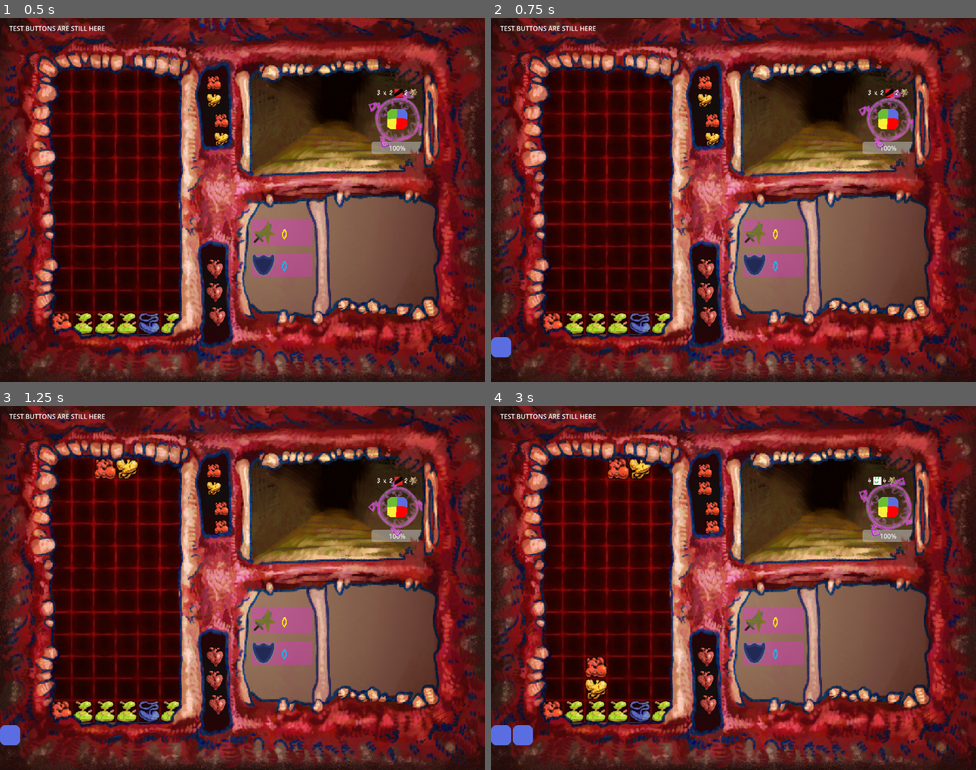
Above: before the commit, frames 1-4 (two rows, left to right).
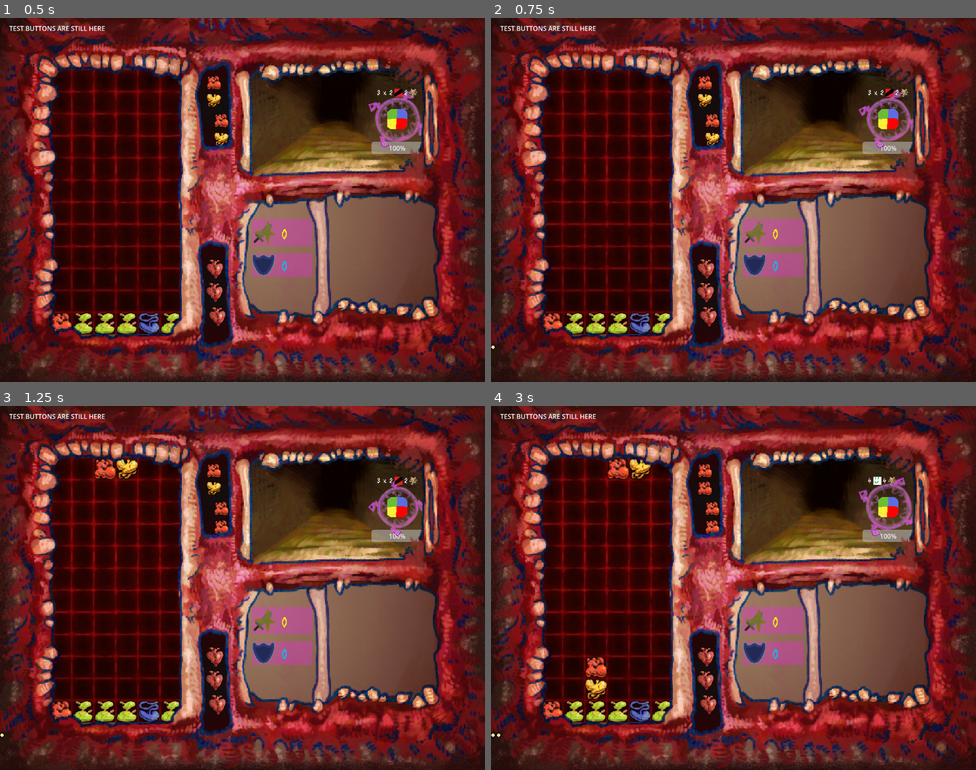
Above: after the commit, the same moments.

Repository: MarGamaDev/PuyoPuyoLike
Game: Godot game, scene res://Scenes/combat.tscn
The game is run twice, just before and just after one commit, with the same random seed, the same clock (stepped at 60 frames per second) and the same inputs. The engine's default icon, where the game draws it, is replaced by a stand-in: a white triangle on a blue panel in a dark square.
Inputs (mouse positions are in pixels of both pictures, inside the frame that each line leads up to):
- Up to frame 1 (0.5 s): no input
- Up to frame 2 (0.75 s): move the mouse to (840, 181) at 0.52 s; hold D (puyo_right) from 0.53 s (still down); tap 1 (TESTING_player_spawn) at 0.6 s
- Up to frame 3 (1.25 s): keep holding D (puyo_right)
- Up to frame 4 (3 s): move the mouse to (636, 606) at 1.27 s; release D (puyo_right) at 1.28 s; hold S (puyo_down) 1.28-2.03 s; tap J (puyo_rotate) at 1.35 s; move the mouse to (782, 507) at 2.02 s; hold D (puyo_right) from 2.03 s (still down); tap Shift (switch_target) at 2.1 s; move the mouse to (709, 660) at 2.77 s; tap 1 (TESTING_player_spawn) at 2.85 s

Frame 1 is identical in both runs. In frame 2, 0.2% of the frame differs, in the area x 0-5%, y 87-94%; in frame 3, 0.2%; in frame 4, 0.5%, in the area x 0-9%, y 87-94%.

Commit message:
added wall hugger relic

Diff:
--- /dev/null
+++ b/Resources/RelicData/wall_hugger.tres
@@ -0,0 +1,13 @@
+[gd_resource type="Resource" script_class="RelicData" load_steps=3 format=3 uid="uid://cvrmb74hefdd6"]
+
+[ext_resource type="Script" uid="uid://dfyomjxsahuhw" path="res://Scripts/Relics/System/relic_data.gd" id="1_b3377"]
+[ext_resource type="Texture2D" uid="uid://gmla32085lxi" path="res://Placeholder Art/placeholder_twinkle.png" id="2_75ki1"]
+
+[resource]
+script = ExtResource("1_b3377")
+sprite = ExtResource("2_75ki1")
+name = "wall hugger"
+description = "wip"
+flavor_text = "wip"
+file_path = "res://Scenes/Relics/Variants/wall_hugger.tscn"
+metadata/_custom_type_script = "uid://dfyomjxsahuhw"
--- /dev/null
+++ b/Scenes/Relics/Variants/wall_hugger.tscn
@@ -0,0 +1,9 @@
+[gd_scene load_steps=3 format=3 uid="uid://chcn1mmv030xg"]
+
+[ext_resource type="Script" uid="uid://csfn70sh2608n" path="res://Scripts/Relics/Variants/wall_hugger.gd" id="1_p0adw"]
+[ext_resource type="Resource" uid="uid://cvrmb74hefdd6" path="res://Resources/RelicData/wall_hugger.tres" id="2_7anju"]
+
+[node name="WallHugger" type="Node"]
+script = ExtResource("1_p0adw")
+relic_data = ExtResource("2_7anju")
+metadata/_custom_type_script = "uid://bn2jxby1kth4g"
--- a/Scenes/combat.tscn
+++ b/Scenes/combat.tscn
@@ -17,7 +17,7 @@
 [ext_resource type="PackedScene" uid="uid://dpkr5l8qrkrou" path="res://Scenes/Relics/System/relic_manager.tscn" id="15_3cqtn"]
 [ext_resource type="PackedScene" uid="uid://bif55k0mmcvqf" path="res://Scenes/Combat/defense_visuals_manager.tscn" id="15_tmuf1"]
 [ext_resource type="PackedScene" uid="uid://br4sb0wwxwr2o" path="res://Scenes/spells/spellSystem/spell_manager.tscn" id="16_50454"]
-[ext_resource type="Resource" uid="uid://bn02cthwxocgv" path="res://Resources/RelicData/blue_direct_buff.tres" id="16_umvpd"]
+[ext_resource type="Resource" uid="uid://cvrmb74hefdd6" path="res://Resources/RelicData/wall_hugger.tres" id="16_umvpd"]
 [ext_resource type="Script" uid="uid://btkeiscf5dqtn" path="res://Scripts/reward_manager.gd" id="18_5kjvk"]
 [ext_resource type="Script" uid="uid://dvlv4xl60gxig" path="res://Scripts/audio/sound_manager.gd" id="19_5kjvk"]
 [ext_resource type="PackedScene" uid="uid://bu3friywynij8" path="res://Scenes/animations and audio stuff/polyphonic_audio_player.tscn" id="19_ley77"]
--- a/Scripts/PuyoPuyo/grid_manager.gd
+++ b/Scripts/PuyoPuyo/grid_manager.gd
@@ -369,7 +369,7 @@
 	junk_popped.emit(junk_popped_now)
 	puyos_to_pop = Array()
 
-#starts a board check loop
+#starts a board check loop. puyo groups is an array of arrays of gridnodes
 func check_board(puyo_groups : Array) -> bool:
 	if puyo_groups.is_empty():
 		#chain_length = 0
--- a/Scripts/PuyoPuyo/puyo_manager.gd
+++ b/Scripts/PuyoPuyo/puyo_manager.gd
@@ -4,6 +4,7 @@
 signal player_attack(PlayerAttack)
 signal on_end_player_turn()
 signal life_lost
+#emits an array of gridnodes
 signal block_popped(popped_puyos : Array, chain_value : int)
 signal on_player_created
 signal on_chain_ending(max_chain : int)
@@ -30,8 +31,10 @@
 	$GridManager.hide()
 	life_lost.emit()
 
+#chain_stage is an array of arrays of gridnodes
 func chain_stage_popped(chain_stage : Array, chain_value: int):
 	for puyo_block : Array in chain_stage:
+		#emits an array og gridnodes
 		block_popped.emit(puyo_block, chain_value)
 		#print("chain type: ", puyo_block[0].get_type(), " with ", puyo_block.size(), " puyos, chain length ", chain_value)
 		#send attack to the combat manager
--- /dev/null
+++ b/Scripts/Relics/Variants/wall_hugger.gd
@@ -0,0 +1,45 @@
+extends BaseRelic
+
+signal deal_aoe_damage(damage : int)
+signal deal_target_damage(damage : int)
+signal gain_shield(shield : int)
+signal gain_counter(counter : int)
+
+func initialize():
+	super()
+	puyo_manager.block_popped.connect(wall_pop)
+	print("wall_pop connected: %s" % puyo_manager.block_popped.is_connected(wall_pop))
+	deal_aoe_damage.connect(combat_manager.damage_all_enemies)
+	deal_target_damage.connect(combat_manager.damage_targeted_enemy)
+	gain_shield.connect(combat_manager.gain_shield)
+	gain_counter.connect(combat_manager.gain_counter)
+
+#gets an array of gridnodes
+func wall_pop(block : Array, chain_length : int):
+	var wall_nodes : Array[GridNode] = []
+	for grid_node : GridNode in block:
+		if grid_node.neighbours.size() < 4:
+			wall_nodes.append(grid_node)
+
+	var blue_count = 0
+	var yellow_count = 0
+	var red_count = 0
+	var green_count = 0
+
+	for node_to_pop : GridNode in wall_nodes:
+		match node_to_pop.puyo.puyo_type:
+			Puyo.PUYO_TYPE.BLUE:
+				blue_count += 1
+			Puyo.PUYO_TYPE.YELLOW:
+				yellow_count += 1
+			Puyo.PUYO_TYPE.RED:
+				red_count += 1
+			Puyo.PUYO_TYPE.GREEN:
+				green_count += 1
+
+	deal_aoe_damage.emit(green_count * chain_length * puyo_values.green_base_value * puyo_values.green_chain_multiplier)
+	deal_target_damage.emit(red_count * chain_length * puyo_values.red_base_value * puyo_values.red_chain_multiplier)
+	gain_shield.emit(blue_count * chain_length * puyo_values.blue_chain_multiplier * puyo_values.blue_base_value)
+	gain_counter.emit(yellow_count * chain_length * puyo_values. yellow_base_value * puyo_values.yellow_chain_multiplier)
+	update_enemy_damage_visuals.emit()
+	pass
Not shown, added: Scripts/Relics/Variants/wall_hugger.gd.uid
